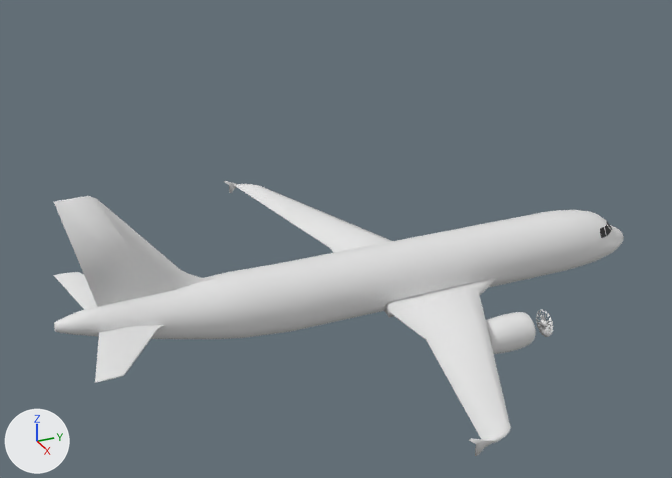
The Blender file A320/a320.blend, before and after one commit.
One viewpoint serves both versions: a 50 mm lens placed at (8.65, -4.5, 10.77), pointed at (-3.88, 1.14, 4.51). Arrows for +X, +Y and +Z are at lower left; the lights stay in place.

The first picture shows 'Fuselage', 'Horizontal Stabilizer', 'Torus', 'Vertical Stabilizer', 'Wing'.
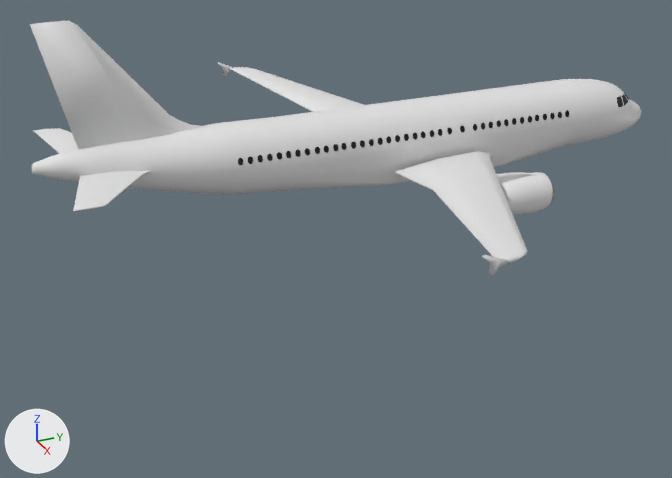
Boxes [x1, y1, x2, y2] around the edits, measured in the pictures (672 x 478 px; the box of a moved part takes in the faces that stretch with it):
'Fuselage', reshaped, moved (7% wider, 11% shorter): before [54, 210, 624, 339]; after [32, 79, 641, 194]
'Wing', reshaped, moved (17% wider, 22% shorter): before [224, 181, 511, 456]; after [218, 63, 555, 276]
'Vertical Stabilizer', moved: before [54, 196, 215, 307]; after [30, 20, 206, 149]
'Horizontal Stabilizer', moved: before [54, 272, 164, 383]; after [33, 128, 151, 211]
'Torus', deleted: before [486, 309, 553, 354]
'Cylinder', added: after [238, 110, 569, 165]
part 1 of me_cylinder, moved or reshaped: before [292, 255, 566, 331]; after [286, 122, 581, 191]
part 2 of me_cube_001, added: after [497, 172, 555, 215]
part 3 of me_cube_001, built on: before [234, 184, 506, 443]; after [229, 67, 522, 263]

Patch to the scene script:
```diff
--- a/A320/a320.blend.py
+++ b/A320/a320.blend.py
@@ mat_exhaust @@
+mat_exhaust = principled_material('Exhaust')
+mat_exhaust.base_color = (0.0946, 0.0946, 0.0946)  # dark grey #575757
+mat_exhaust.roughness = 1.0
@@ mat_interior @@
+mat_interior = principled_material('Interior')
+mat_interior.base_color = (0.0578, 0.0578, 0.0578)  # black #444444
+mat_interior.roughness = 1.0
@@ mat_tip @@
+mat_tip = principled_material('Tip')
+mat_tip.base_color = (0.24, 0.24, 0.24)  # grey #868686
+mat_tip.roughness = 0.311
+mat_tip.specular_ior_level = 0.508
@@ me_cylinder @@
 # used by ob_fuselage; location = (-4.03, 2.14, 3.55); rotation_euler = (1.571, 0.0, 0.0), in degrees (90, 0, 0); scale = (0.575, 0.575, 0.575)
-me_cylinder.from_pydata(...)  # 1178 vertices, 1123 faces; spans x -1.0..1.0, y -1.0..1.0, z -8.9..9.6
+me_cylinder.from_pydata(...)  # 1178 vertices, 1123 faces; spans x -1.0..1.0, y -1.1..1.0, z -8.9..9.6
+# me_cylinder part 1: 30 of 1178 vertices moved; they spanned x -0.9..1.0, y -1.0..-0.2, z -3.3..0.4 and now span x -1.0..1.0, y -1.1..-0.4, z -3.3..0.4; mean shift (0.0, -0.3, 0.0); largest move (0.9, -0.4, 0.4) -> (0.9, -0.9, 0.4)
 me_cylinder.materials.append(mat_main)
@@ me_cube_001 @@
 # used by ob_wing; parent = ob_fuselage; location = (-3.999, 2.723, 3.285)
-me_cube_001.from_pydata(...)  # 92 vertices, 88 faces; spans x -4.81..0.0, y -1.92..1.34, z -0.27..0.55
+me_cube_001.from_pydata(...)  # 1082 vertices, 980 faces; spans x -4.81..-0.61, y -1.92..1.3, z -0.65..0.55
+# me_cube_001 part 2: a new loose piece of 706 vertices spanning x -1.92..-1.34, y -0.42..1.3, z -0.65..0.08
+# me_cube_001 part 3
+# 14 vertices are removed from x -0.6..0.0, y -0.83..1.34, z -0.27..0.09
+# 37 faces are deleted
+# 42 vertices are added at x -4.81..-0.63, y -1.62..0.4, z -0.14..0.43
+# 63 new faces join them, mat_engine (white #e7e7e7)
+me_cube_001.materials.append(mat_engine)  # white #e7e7e7
+me_cube_001.materials.append(mat_tip)  # grey #868686
+me_cube_001.materials.append(mat_interior)  # black #444444
+me_cube_001.materials.append(mat_exhaust)  # dark grey #575757
@@ me_cylinder_001 @@
+me_cylinder_001.from_pydata(...)  # 3572 vertices, 3648 faces; spans x 0.12..0.41, y -18.72..-3.79, z 10.08..10.36
+me_cylinder_001.materials.append(mat_window)  # black #1f1f1f
@@ ob_fuselage @@
 ob_fuselage = bpy.data.objects.new('Fuselage', me_cylinder)
-ob_fuselage.location = (-4.03, 2.14, 3.55)
+ob_fuselage.location = (-4.03, 2.14, 6.04)
 ob_fuselage.rotation_euler = (1.571, 0.0, 0.0)  # degrees (90, 0, 0)
@@ ob_torus @@
-ob_torus = bpy.data.objects.new('Torus', me_torus)
-ob_torus.location = (-2.42, 3.93, 2.94)
-ob_torus.rotation_euler = (-1.571, 0.0, 0.0)  # degrees (-90, 0, 0)
-ob_torus.scale = (0.265, 0.265, 0.265)
-_m = ob_torus.modifiers.new('Solidify', 'SOLIDIFY')
@@ ob_cylinder @@
+ob_cylinder = bpy.data.objects.new('Cylinder', me_cylinder_001)
+ob_cylinder.location = (-4.03, 6.72, 6.32)
+ob_cylinder.rotation_euler = (0.0, 1.571, 0.0)  # degrees (0, 90, 0)
+ob_cylinder.scale = (0.39, 0.39, 0.0549)
+_m = ob_cylinder.modifiers.new('Shrinkwrap', 'SHRINKWRAP')
+_m.target = ob_fuselage
+_m.offset = 0.01
+_m = ob_cylinder.modifiers.new('Mirror', 'MIRROR')
+_m.use_axis = (False, False, True)
```
